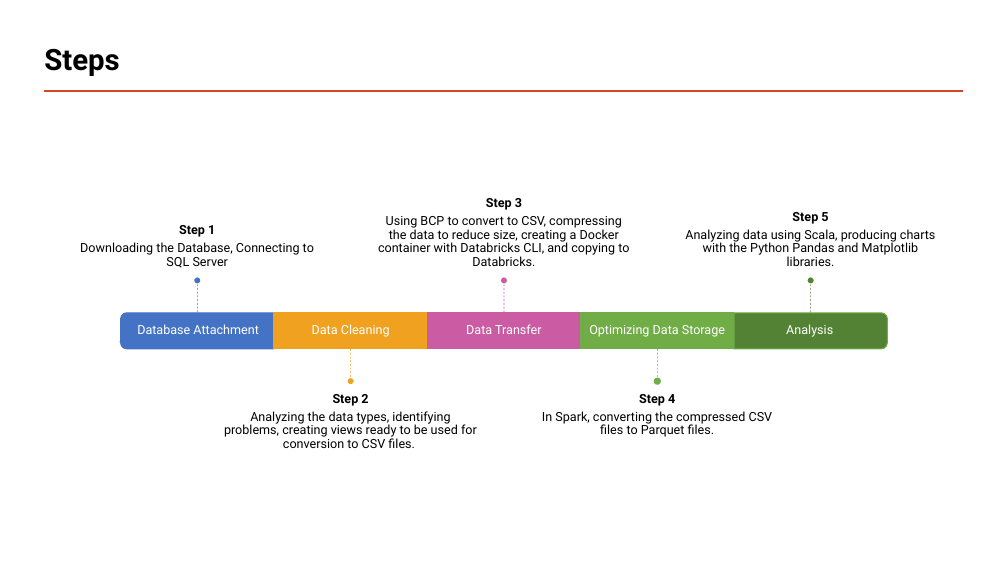
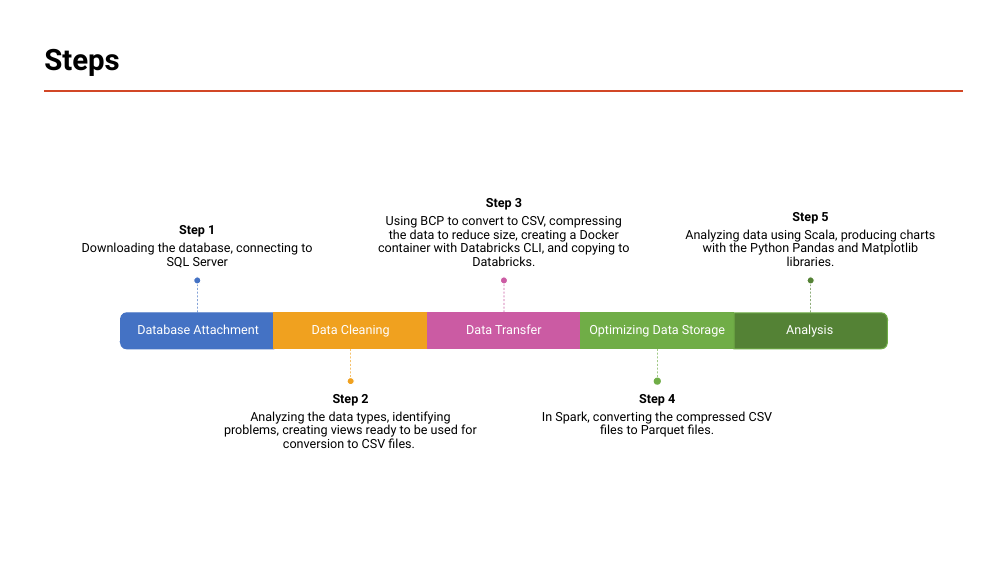
Before and after one commit to piotreks-uw-edu/uw-big-data-stackoverflow-project, a slide deck: slide 2 of Presentation/Analyzing the StackOverflow2013 Database from 2008 to 2013.pptx. Drawn at 1008x567 pixels with LibreOffice and Linux fonts; fonts in the diff are those of the drawing. Boxes give left, top, right and bottom in pixels: in the first picture for what was removed or moved away, otherwise in the second. Text is boxed around its words. In the diff, an @@ line names an element or a change of style, - is before the commit and + after.

```diff
--- a/Presentation/Analyzing the StackOverflow2013 Database from 2008 to 2013.pptx
+++ b/Presentation/Analyzing the StackOverflow2013 Database from 2008 to 2013.pptx
@@ text at <box>82,242,312,268</box>: text changed @@
-Downloading the Database, Connecting to SQL Server
+Downloading the database, connecting to SQL Server
```
Also in this commit, not shown: 4 slides removed, 8 other files.
